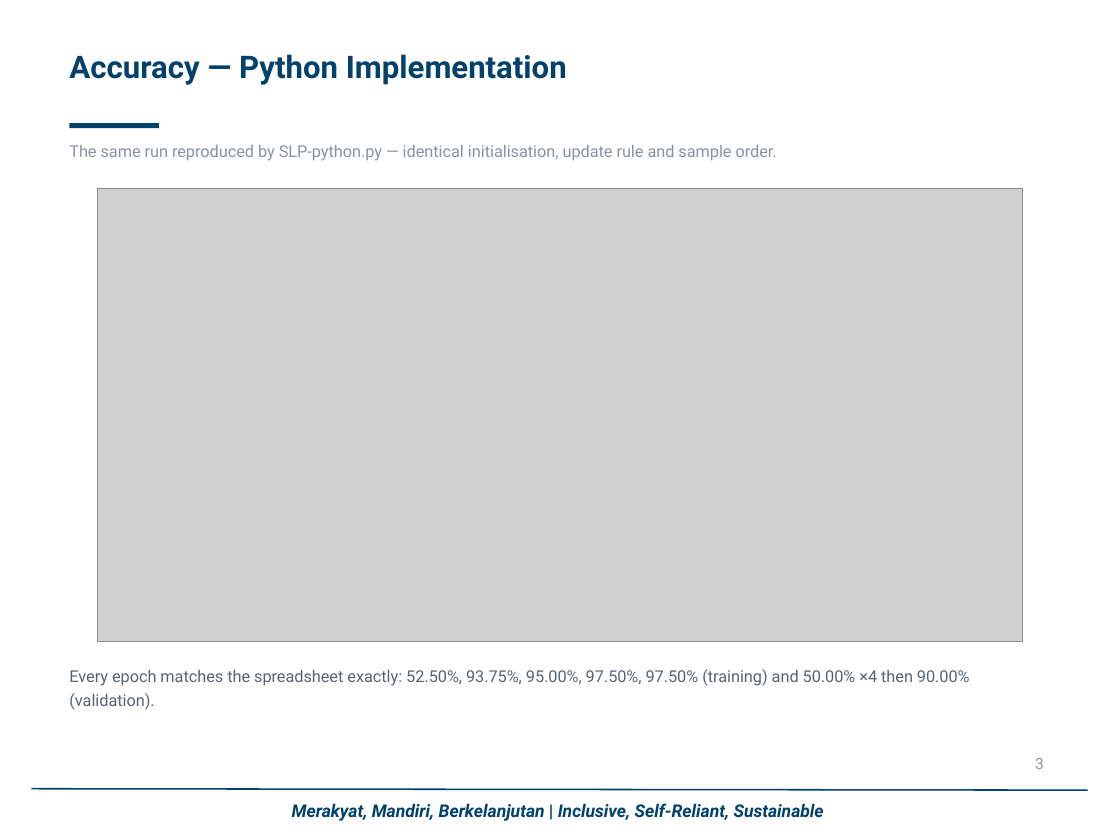
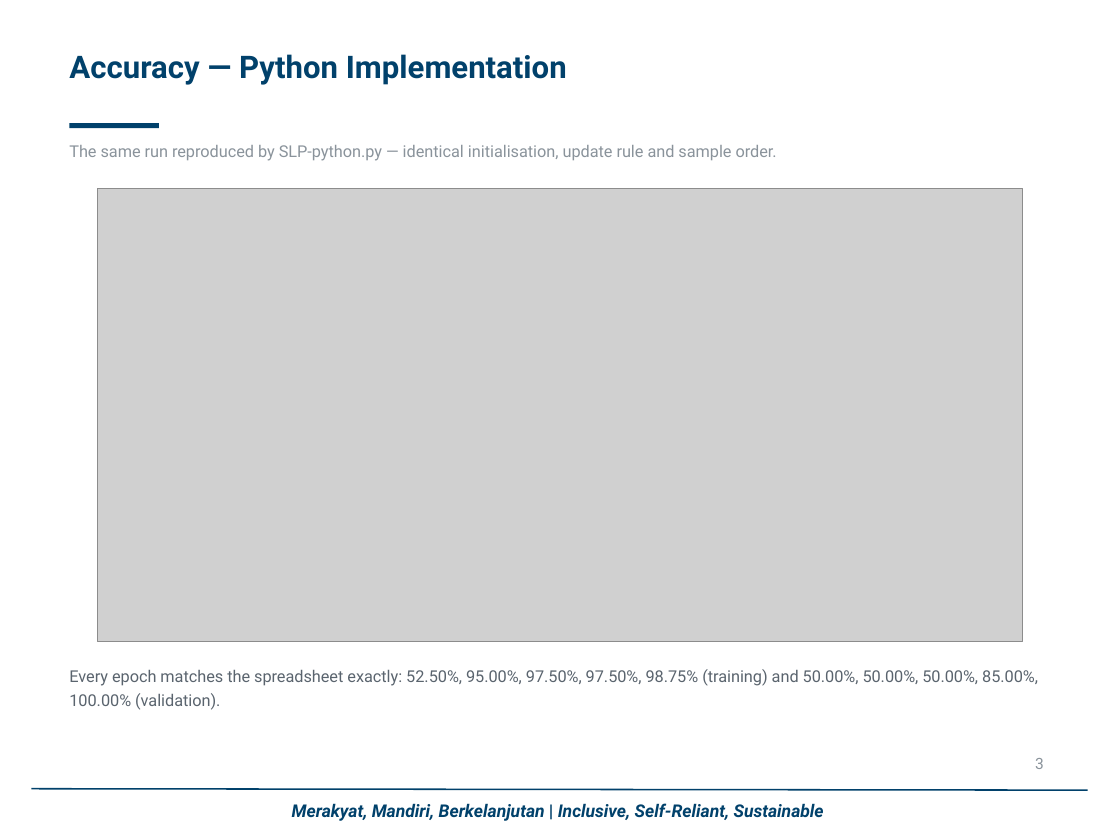
Before and after one commit to muhajav/SLP-Deep-Learning, a slide deck: slide 3 of Assignment 1 - SLP - Muhammad Javier.pptx. Drawn at 1120x840 pixels with LibreOffice and Linux fonts; fonts in the diff are those of the drawing; grey boxes stand for pictures; background and template pictures are left out. Boxes give left, top, right and bottom in pixels: in the first picture for what was removed or moved away, otherwise in the second. Text is boxed around its words. In the diff, an @@ line names an element or a change of style, - is before the commit and + after.

```diff
--- a/Assignment 1 - SLP - Muhammad Javier.pptx
+++ b/Assignment 1 - SLP - Muhammad Javier.pptx
@@ text at <box>69,669,1038,710</box>: text changed @@
-Every epoch matches the spreadsheet exactly: 52.50%, 93.75%, 95.00%, 97.50%, 97.50% (training) and 50.00% ×4 then 90.00% (validation).
+Every epoch matches the spreadsheet exactly: 52.50%, 95.00%, 97.50%, 97.50%, 98.75% (training) and 50.00%, 50.00%, 50.00%, 85.00%, 100.00% (validation).
```
Also in this commit, not shown: 3 other slides changed, 6 other files.
